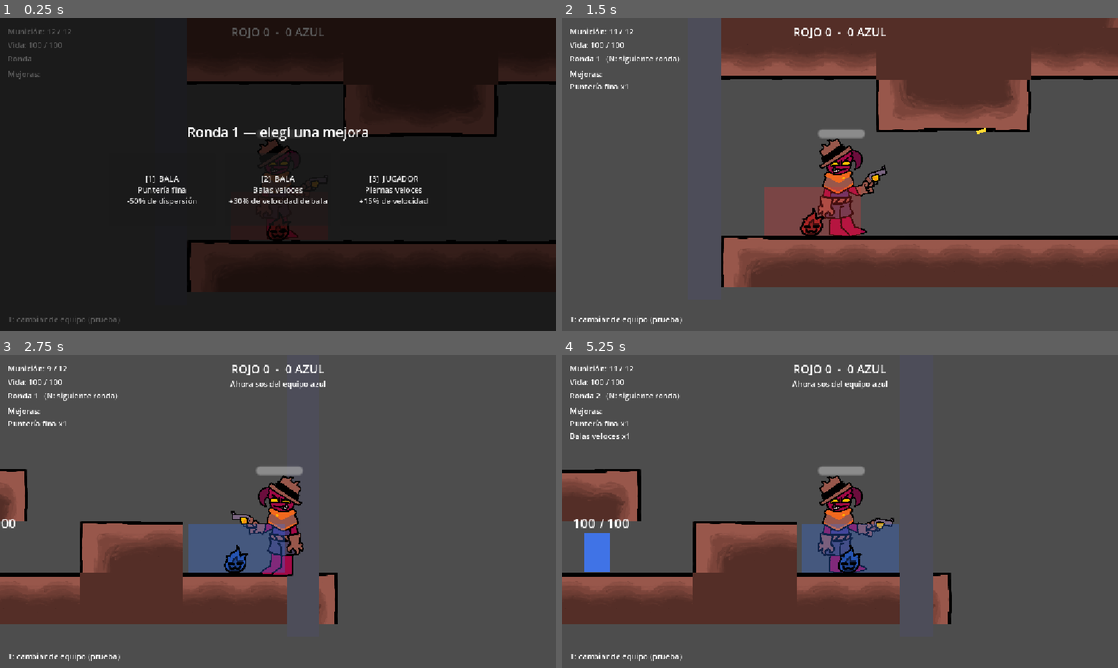
Above: before the commit, frames 1-4 (two rows, left to right).
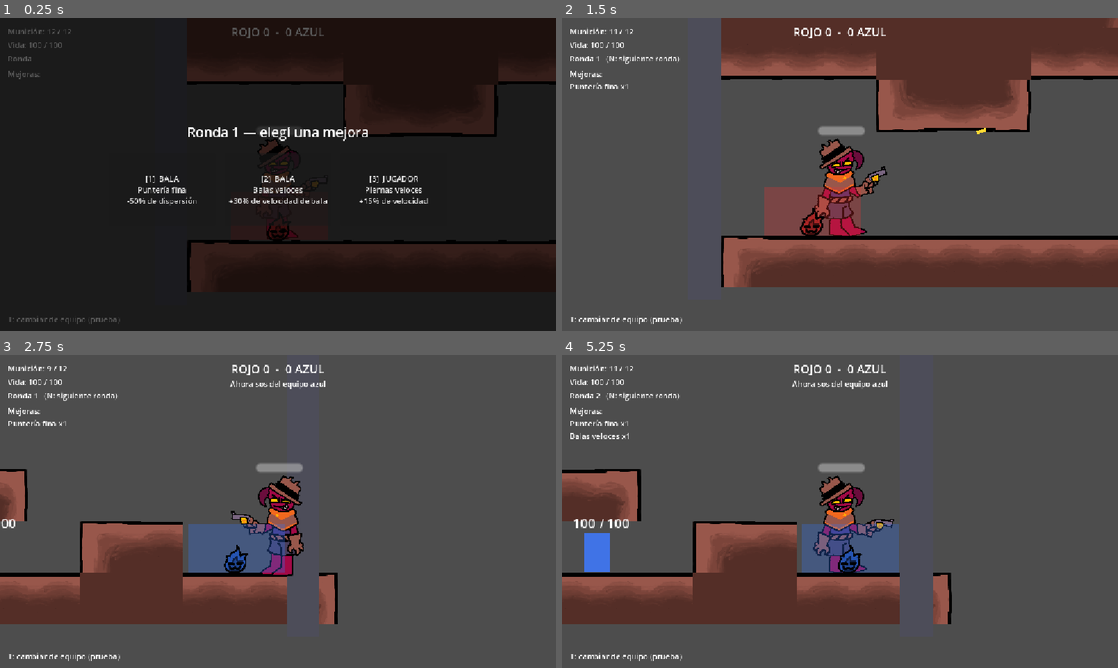
Above: after the commit, the same moments.

Repository: Garnixtyh/Demons-shot
Game: Godot game, scene res://escenas y recursos/test_room/test_room.tscn
Same seed, same stepped clock (60 frames per second), same inputs: the game is played once before the commit and once after it. The engine's default icon, where the game draws it, is replaced by a stand-in: a white triangle on a blue panel in a dark square.
Inputs (mouse positions are in pixels of both pictures, inside the frame that each line leads up to):
- Up to frame 1 (0.25 s): no input
- Up to frame 2 (1.5 s): click "[1] BALA Puntería fina -50% d…" at 0.5 s; tap Enter at 1.25 s; move the mouse to (962, 158) at 1.27 s; press the mouse at (962, 158) at 1.28 s; hold D (move_right) from 1.28 s (still down)
- Up to frame 3 (2.75 s): keep holding D (move_right); tap Space (jump) at 1.52, 2.27 s; move the mouse to (166, 527) at 2.02 s; release the mouse at (166, 527) at 2.03 s; tap T at 2.1 s
- Up to frame 4 (5.25 s): move the mouse to (895, 442) at 2.77 s; release D (move_right) at 2.78 s; hold A (move_left) 2.78-3.53 s; tap 1 at 2.85 s; move the mouse to (812, 574) at 3.52 s; hold D (move_right) 3.53-4.25 s; tap N at 3.6 s; click (812, 574) at 3.67 s; tap Space (jump) at 3.77 s; click "[1] BALA Balas veloces +30% d…" at 4.25 s; move the mouse to (1006, 558) at 5.02 s; press the mouse at (1006, 558) at 5.03 s; hold D (move_right) from 5.03 s (still down)

The runs differ from the first frame. In frame 2, 0.8% of the frame differs, in the area x 45-59%, y 34-65%; in frame 3, 0.3%; in frame 4, 0.8%, in the area x 45-60%, y 34-65%.

Commit message:
Update player.tscn

Diff:
--- a/escenas y recursos/player/player.tscn
+++ b/escenas y recursos/player/player.tscn
@@ -1582,7 +1582,7 @@
 tracks/0/loop_wrap = true
 tracks/0/keys = {
 "times": PackedFloat32Array(0, 0.2, 0.4),
-"transitions": PackedFloat32Array(1, 1, 1),
+"transitions": PackedFloat32Array(2, 2, 2),
 "update": 0,
 "values": [Vector2(21, -29.5), Vector2(22.745, -44.975), Vector2(30.01, -49.11)]
 }
@@ -1593,10 +1593,10 @@
 tracks/1/interp = 1
 tracks/1/loop_wrap = true
 tracks/1/keys = {
-"times": PackedFloat32Array(0, 0.2, 0.5),
-"transitions": PackedFloat32Array(1, 1, 1),
-"update": 0,
-"values": [Vector2(10, -11), Vector2(11.495, -10.445), Vector2(11.555, -11.385)]
+"times": PackedFloat32Array(0, 0.2, 0.4),
+"transitions": PackedFloat32Array(1, 1, 1),
+"update": 0,
+"values": [Vector2(10, -11), Vector2(10.84, -10.445), Vector2(11.195, -11.59)]
 }
 tracks/2/type = "value"
 tracks/2/imported = false
@@ -1618,7 +1618,7 @@
 tracks/3/loop_wrap = true
 tracks/3/keys = {
 "times": PackedFloat32Array(0, 0.2, 0.4),
-"transitions": PackedFloat32Array(1, 1, 1),
+"transitions": PackedFloat32Array(0.5, 0.5, 0.5),
 "update": 0,
 "values": [Vector2(-7, -26.5), Vector2(-7, -37.295), Vector2(-1.28, -42.86)]
 }
@@ -1642,7 +1642,7 @@
 tracks/5/loop_wrap = true
 tracks/5/keys = {
 "times": PackedFloat32Array(0, 0.2, 0.4),
-"transitions": PackedFloat32Array(1, 1, 1),
+"transitions": PackedFloat32Array(0.5, 0.5, 0.5),
 "update": 0,
 "values": [0.0, 0.3490658503988659, 0.6981317007977318]
 }
@@ -1654,7 +1654,7 @@
 tracks/6/loop_wrap = true
 tracks/6/keys = {
 "times": PackedFloat32Array(0, 0.2, 0.4),
-"transitions": PackedFloat32Array(1, 0.933033, 1),
+"transitions": PackedFloat32Array(2, 2, 2),
 "update": 0,
 "values": [0.0, 0.3490658503988659, 0.703367688553715]
 }
@@ -1678,9 +1678,9 @@
 tracks/8/loop_wrap = true
 tracks/8/keys = {
 "times": PackedFloat32Array(0, 0.2, 0.4),
-"transitions": PackedFloat32Array(1, 1, 1),
-"update": 0,
-"values": [Vector2(14, -75.5), Vector2(15.515, -86.265), Vector2(16.94, -93.335)]
+"transitions": PackedFloat32Array(2, 2, 1),
+"update": 0,
+"values": [Vector2(14, -75.5), Vector2(15.515, -86.265), Vector2(21.21, -94.485)]
 }
 tracks/9/type = "value"
 tracks/9/imported = false
@@ -1692,7 +1692,7 @@
 "times": PackedFloat32Array(0, 0.2, 0.4),
 "transitions": PackedFloat32Array(1, 1, 1),
 "update": 0,
-"values": [0.0, -0.2199114857512859, -0.5515240436302086]
+"values": [0.0, -0.2199114857512859, -0.6667157742618337]
 }
 tracks/10/type = "value"
 tracks/10/imported = false
@@ -1716,7 +1716,7 @@
 "times": PackedFloat32Array(0, 0.2, 0.4),
 "transitions": PackedFloat32Array(1, 1, 1),
 "update": 0,
-"values": [Vector2(-21, -74.5), Vector2(-19.64, -79.16), Vector2(-16.74, -79.16)]
+"values": [Vector2(-21, -74.5), Vector2(-19.64, -79.16), Vector2(-14.18, -79.16)]
 }
 tracks/12/type = "value"
 tracks/12/imported = false
@@ -1728,7 +1728,7 @@
 "times": PackedFloat32Array(0, 0.2, 0.4),
 "transitions": PackedFloat32Array(1, 1, 1),
 "update": 0,
-"values": [0.0, -0.22689280275926285, -0.5567600313861907]
+"values": [0.0, -0.22689280275926285, -0.6719517620178169]
 }
 tracks/13/type = "value"
 tracks/13/imported = false
@@ -2115,10 +2115,10 @@
 tracks/1/interp = 1
 tracks/1/loop_wrap = true
 tracks/1/keys = {
-"times": PackedFloat32Array(0.0009999999, 0.4),
-"transitions": PackedFloat32Array(1, 1),
-"update": 0,
-"values": [Vector2(10, -11), Vector2(14.115, -11)]
+"times": PackedFloat32Array(0, 0.3, 0.6, 0.8),
+"transitions": PackedFloat32Array(1, 1, 1, 1),
+"update": 0,
+"values": [Vector2(10.47, -9.955), Vector2(12.14, -11.575), Vector2(12.79, -10.765), Vector2(14.267, -7.812)]
 }
 tracks/2/type = "value"
 tracks/2/imported = false
@@ -2199,10 +2199,10 @@
 tracks/8/interp = 1
 tracks/8/loop_wrap = true
 tracks/8/keys = {
-"times": PackedFloat32Array(0),
-"transitions": PackedFloat32Array(1),
-"update": 0,
-"values": [Vector2(14, -75.5)]
+"times": PackedFloat32Array(0, 0.3, 0.6, 0.8),
+"transitions": PackedFloat32Array(1, 1, 1, 1),
+"update": 0,
+"values": [Vector2(14, -75.5), Vector2(9.795, -71.27), Vector2(-1.023, -75.5), Vector2(10.813, -76.835)]
 }
 tracks/9/type = "value"
 tracks/9/imported = false
@@ -2211,10 +2211,10 @@
 tracks/9/interp = 1
 tracks/9/loop_wrap = true
 tracks/9/keys = {
-"times": PackedFloat32Array(0),
-"transitions": PackedFloat32Array(1),
-"update": 0,
-"values": [0.0]
+"times": PackedFloat32Array(0, 0.3, 0.6, 0.8),
+"transitions": PackedFloat32Array(1, 1, 1, 1),
+"update": 0,
+"values": [-0.2303834612632513, 0.0, 0.4764748857944522, 0.008726646259971648]
 }
 tracks/10/type = "value"
 tracks/10/imported = false
@@ -2223,10 +2223,10 @@
 tracks/10/interp = 1
 tracks/10/loop_wrap = true
 tracks/10/keys = {
-"times": PackedFloat32Array(0),
-"transitions": PackedFloat32Array(1),
-"update": 0,
-"values": [Vector2(1, 1)]
+"times": PackedFloat32Array(0, 0.3, 0.6, 0.8),
+"transitions": PackedFloat32Array(1, 1, 1, 1),
+"update": 0,
+"values": [Vector2(1.06, 1), Vector2(1, 1), Vector2(1.0257139, 1), Vector2(1.0428565, 1)]
 }
 tracks/11/type = "value"
 tracks/11/imported = false
@@ -2235,10 +2235,10 @@
 tracks/11/interp = 1
 tracks/11/loop_wrap = true
 tracks/11/keys = {
-"times": PackedFloat32Array(0),
-"transitions": PackedFloat32Array(1),
-"update": 0,
-"values": [Vector2(-21, -74.5)]
+"times": PackedFloat32Array(0, 0.3, 0.6, 0.8),
+"transitions": PackedFloat32Array(1, 1, 1, 1),
+"update": 0,
+"values": [Vector2(-20.895, -74.5), Vector2(-10.525, -69.51), Vector2(-21, -71.635), Vector2(-26.963, -74.365)]
 }
 tracks/12/type = "value"
 tracks/12/imported = false
@@ -2247,10 +2247,10 @@
 tracks/12/interp = 1
 tracks/12/loop_wrap = true
 tracks/12/keys = {
-"times": PackedFloat32Array(0),
-"transitions": PackedFloat32Array(1),
-"update": 0,
-"values": [0.0]
+"times": PackedFloat32Array(0, 0.3, 0.6, 0.8),
+"transitions": PackedFloat32Array(1, 1, 1, 1),
+"update": 0,
+"values": [0.11519173063162615, -0.2879793265790644, 0.0, 0.057594422]
 }
 tracks/13/type = "value"
 tracks/13/imported = false
@@ -2259,10 +2259,10 @@
 tracks/13/interp = 1
 tracks/13/loop_wrap = true
 tracks/13/keys = {
-"times": PackedFloat32Array(0),
-"transitions": PackedFloat32Array(1),
-"update": 0,
-"values": [Vector2(1, 1)]
+"times": PackedFloat32Array(0, 0.3, 0.6, 0.8),
+"transitions": PackedFloat32Array(1, 1, 1, 1),
+"update": 0,
+"values": [Vector2(1.17, 1), Vector2(1.14, 0.84), Vector2(1, 1), Vector2(1.0849979, 1)]
 }
 tracks/14/type = "value"
 tracks/14/imported = false
@@ -2271,10 +2271,10 @@
 tracks/14/interp = 1
 tracks/14/loop_wrap = true
 tracks/14/keys = {
-"times": PackedFloat32Array(0),
-"transitions": PackedFloat32Array(1),
-"update": 0,
-"values": [Vector2(32.6296, -130.51837)]
+"times": PackedFloat32Array(0, 0.3, 0.6, 0.8),
+"transitions": PackedFloat32Array(1, 1, 1, 1),
+"update": 0,
+"values": [Vector2(34.695, -126.478), Vector2(38.965, -129.648), Vector2(39.905, -127.394), Vector2(42.445, -120.916)]
 }
 tracks/15/type = "value"
 tracks/15/imported = false
@@ -2283,10 +2283,10 @@
 tracks/15/interp = 1
 tracks/15/loop_wrap = true
 tracks/15/keys = {
-"times": PackedFloat32Array(0),
-"transitions": PackedFloat32Array(1),
-"update": 0,
-"values": [-1.0110748]
+"times": PackedFloat32Array(0, 0.3),
+"transitions": PackedFloat32Array(1, 1),
+"update": 0,
+"values": [-0.7801621756414651, -1.1257373675363425]
 }
 tracks/16/type = "value"
 tracks/16/imported = false
@@ -2295,10 +2295,10 @@
 tracks/16/interp = 1
 tracks/16/loop_wrap = true
 tracks/16/keys = {
-"times": PackedFloat32Array(0),
-"transitions": PackedFloat32Array(1),
-"update": 0,
-"values": [Vector2(0.9999998, 0.9999998)]
+"times": PackedFloat32Array(0, 0.8),
+"transitions": PackedFloat32Array(1, 1),
+"update": 0,
+"values": [Vector2(0.9999998, 0.9999998), Vector2(1, 1.16)]
 }
 tracks/17/type = "value"
 tracks/17/imported = false
@@ -2307,10 +2307,10 @@
 tracks/17/interp = 1
 tracks/17/loop_wrap = true
 tracks/17/keys = {
-"times": PackedFloat32Array(0),
-"transitions": PackedFloat32Array(1),
-"update": 0,
-"values": [Vector2(-9, -123.5)]
+"times": PackedFloat32Array(0, 0.2, 0.4, 0.7),
+"transitions": PackedFloat32Array(1, 1, 1, 1),
+"update": 0,
+"values": [Vector2(-9, -123.5), Vector2(-3.28, -128.835), Vector2(-4.705, -116.67), Vector2(-3.045, -117.235)]
 }
 tracks/18/type = "value"
 tracks/18/imported = false
@@ -2331,10 +2331,10 @@
 tracks/19/interp = 1
 tracks/19/loop_wrap = true
 tracks/19/keys = {
-"times": PackedFloat32Array(0),
-"transitions": PackedFloat32Array(1),
-"update": 0,
-"values": [Vector2(1, 1)]
+"times": PackedFloat32Array(0, 0.2, 0.4, 0.7),
+"transitions": PackedFloat32Array(1, 1, 1, 1),
+"update": 0,
+"values": [Vector2(1, 1), Vector2(1.008, 1), Vector2(1.166, 1), Vector2(1.165, 1)]
 }
 tracks/20/type = "value"
 tracks/20/imported = false
@@ -2343,10 +2343,10 @@
 tracks/20/interp = 1
 tracks/20/loop_wrap = true
 tracks/20/keys = {
-"times": PackedFloat32Array(0),
-"transitions": PackedFloat32Array(1),
-"update": 0,
-"values": [Vector2(-7, -98.5)]
+"times": PackedFloat32Array(0, 0.2, 0.4, 0.7),
+"transitions": PackedFloat32Array(1, 1, 1, 1),
+"update": 0,
+"values": [Vector2(-8.005, -98.49), Vector2(1, -102.09), Vector2(4.015, -99.16), Vector2(3.583, -95.145)]
 }
 tracks/21/type = "value"
 tracks/21/imported = false
@@ -2379,10 +2379,10 @@
 tracks/23/interp = 1
 tracks/23/loop_wrap = true
 tracks/23/keys = {
-"times": PackedFloat32Array(0),
-"transitions": PackedFloat32Array(1),
-"update": 0,
-"values": [Vector2(-42, -117.5)]
+"times": PackedFloat32Array(0, 0.3, 0.6),
+"transitions": PackedFloat32Array(1, 1, 1),
+"update": 0,
+"values": [Vector2(-45.915, -117.5), Vector2(-40.345, -117.5), Vector2(-30.593, -112.94)]
 }
 tracks/24/type = "value"
 tracks/24/imported = false
@@ -2391,10 +2391,10 @@
 tracks/24/interp = 1
 tracks/24/loop_wrap = true
 tracks/24/keys = {
-"times": PackedFloat32Array(0),
-"transitions": PackedFloat32Array(1),
-"update": 0,
-"values": [-3.1415925]
+"times": PackedFloat32Array(0, 0.3, 0.6),
+"transitions": PackedFloat32Array(1, 1, 1),
+"update": 0,
+"values": [-2.9112091923265417, -3.1415925, -3.2724923474893677]
 }
 tracks/25/type = "value"
 tracks/25/imported = false
@@ -2403,10 +2403,10 @@
 tracks/25/interp = 1
 tracks/25/loop_wrap = true
 tracks/25/keys = {
-"times": PackedFloat32Array(0),
-"transitions": PackedFloat32Array(1),
-"update": 0,
-"values": [Vector2(1, -1)]
+"times": PackedFloat32Array(0, 0.3, 0.6),
+"transitions": PackedFloat32Array(1, 1, 1),
+"update": 0,
+"values": [Vector2(1, -1), Vector2(1, -1), Vector2(1, -1)]
 }
 tracks/26/type = "value"
 tracks/26/imported = false
@@ -2415,10 +2415,10 @@
 tracks/26/interp = 1
 tracks/26/loop_wrap = true
 tracks/26/keys = {
-"times": PackedFloat32Array(0),
-"transitions": PackedFloat32Array(1),
-"update": 0,
-"values": [Vector2(-44, -80.5)]
+"times": PackedFloat32Array(0, 0.3, 0.6),
+"transitions": PackedFloat32Array(1, 1, 1),
+"update": 0,
+"values": [Vector2(-61.44, -79.29), Vector2(-44, -80.5), Vector2(-25.764, -72.843)]
 }
 tracks/27/type = "value"
 tracks/27/imported = false
@@ -2427,10 +2427,10 @@
 tracks/27/interp = 1
 tracks/27/loop_wrap = true
 tracks/27/keys = {
-"times": PackedFloat32Array(0),
-"transitions": PackedFloat32Array(1),
-"update": 0,
-"values": [0.0]
+"times": PackedFloat32Array(0, 0.3, 0.6),
+"transitions": PackedFloat32Array(1, 1, 1),
+"update": 0,
+"values": [0.28099800957108745, 0.0, -0.2251474735072681]
 }
 tracks/28/type = "value"
 tracks/28/imported = false
@@ -2439,10 +2439,10 @@
 tracks/28/interp = 1
 tracks/28/loop_wrap = true
 tracks/28/keys = {
-"times": PackedFloat32Array(0),
-"transitions": PackedFloat32Array(1),
-"update": 0,
-"values": [Vector2(1, 1)]
+"times": PackedFloat32Array(0, 0.3, 0.6),
+"transitions": PackedFloat32Array(1, 1, 1),
+"update": 0,
+"values": [Vector2(1, 1.07), Vector2(1, 1), Vector2(0.94, 1.03)]
 }
 tracks/29/type = "value"
 tracks/29/imported = false
@@ -2451,10 +2451,10 @@
 tracks/29/interp = 1
 tracks/29/loop_wrap = true
 tracks/29/keys = {
-"times": PackedFloat32Array(0),
-"transitions": PackedFloat32Array(1),
-"update": 0,
-"values": [Vector2(-9, -151.5)]
+"times": PackedFloat32Array(0, 0.2, 0.5, 0.8),
+"transitions": PackedFloat32Array(1, 1, 1, 1),
+"update": 0,
+"values": [Vector2(-9, -151.5), Vector2(-3.915, -152.125), Vector2(-0.847, -148.576), Vector2(-2.074, -141.71)]
 }
 tracks/30/type = "value"
 tracks/30/imported = false
@@ -2487,10 +2487,10 @@
 tracks/32/interp = 1
 tracks/32/loop_wrap = true
 tracks/32/keys = {
-"times": PackedFloat32Array(0),
-"transitions": PackedFloat32Array(1),
-"update": 0,
-"values": [Vector2(1, 1)]
+"times": PackedFloat32Array(0, 0.5, 0.8),
+"transitions": PackedFloat32Array(1, 1, 1),
+"update": 0,
+"values": [Vector2(1, 1), Vector2(1.055, 0.98), Vector2(1.09, 0.936)]
 }
 tracks/33/type = "value"
 tracks/33/imported = false
@@ -2499,10 +2499,10 @@
 tracks/33/interp = 1
 tracks/33/loop_wrap = true
 tracks/33/keys = {
-"times": PackedFloat32Array(0),
-"transitions": PackedFloat32Array(1),
-"update": 0,
-"values": [Vector2(7, -205.5)]
+"times": PackedFloat32Array(0, 0.2, 0.5, 0.8),
+"transitions": PackedFloat32Array(1, 1, 1, 1),
+"update": 0,
+"values": [Vector2(7, -205.5), Vector2(12.33, -204.735), Vector2(15.121, -203.052), Vector2(13.803, -195.371)]
 }
 tracks/34/type = "value"
 tracks/34/imported = false
@@ -2511,10 +2511,10 @@
 tracks/34/interp = 1
 tracks/34/loop_wrap = true
 tracks/34/keys = {
-"times": PackedFloat32Array(0),
-"transitions": PackedFloat32Array(1),
-"update": 0,
-"values": [0.0]
+"times": PackedFloat32Array(0, 0.8),
+"transitions": PackedFloat32Array(-2, -2),
+"update": 0,
+"values": [0.0, -0.24434609527920614]
 }
 tracks/35/type = "value"
 tracks/35/imported = false
@@ -2547,10 +2547,10 @@
 tracks/37/interp = 1
 tracks/37/loop_wrap = true
 tracks/37/keys = {
-"times": PackedFloat32Array(0),
-"transitions": PackedFloat32Array(1),
-"update": 0,
-"values": [Vector2(-3, -197.5)]
+"times": PackedFloat32Array(0, 0.2, 0.5, 0.8),
+"transitions": PackedFloat32Array(1, 1, 1, 1),
+"update": 0,
+"values": [Vector2(-3, -197.5), Vector2(2.565, -195.445), Vector2(4.374, -193.446), Vector2(3.744, -185.731)]
 }
 tracks/38/type = "value"
 tracks/38/imported = false
@@ -2559,10 +2559,10 @@
 tracks/38/interp = 1
 tracks/38/loop_wrap = true
 tracks/38/keys = {
-"times": PackedFloat32Array(0),
-"transitions": PackedFloat32Array(1),
-"update": 0,
-"values": [0.0]
+"times": PackedFloat32Array(0, 0.2, 0.5),
+"transitions": PackedFloat32Array(1, 1, 1),
+"update": 0,
+"values": [0.0, -0.11519173063162615, -0.18675022996339305]
 }
 tracks/39/type = "value"
 tracks/39/imported = false
@@ -2583,10 +2583,10 @@
 tracks/40/interp = 1
 tracks/40/loop_wrap = true
 tracks/40/keys = {
-"times": PackedFloat32Array(0),
-"transitions": PackedFloat32Array(1),
-"update": 0,
-"values": [Vector2(-16, -230.5)]
+"times": PackedFloat32Array(0, 0.3, 0.8),
+"transitions": PackedFloat32Array(1, 1, 1),
+"update": 0,
+"values": [Vector2(-16, -230.5), Vector2(-15.98, -226.665), Vector2(-16.566, -221.119)]
 }
 tracks/41/type = "value"
 tracks/41/imported = false
@@ -2696,14 +2696,15 @@
 position = Vector2(10, -11)
 
 [node name="CollisionShape2D" type="CollisionShape2D" parent="." unique_id=1634346659]
+visible = false
 position = Vector2(-1, -11)
 shape = SubResource("CapsuleShape2D_kb6p2")
 
 [node name="HealthBar" type="ProgressBar" parent="." unique_id=1592994310]
 offset_left = -16.0
-offset_top = -54.0
+offset_top = -56.0
 offset_right = 16.0
-offset_bottom = -48.0
+offset_bottom = -50.0
 value = 100.0
 show_percentage = false
 
